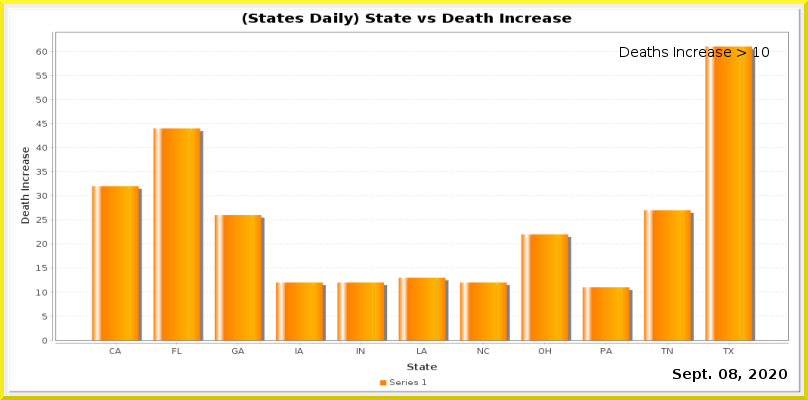
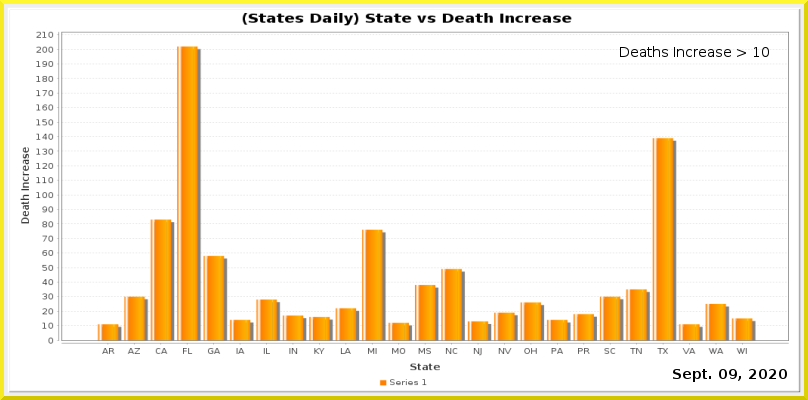
Comparing the layer stacks of the two w=808, h=400 images. Changes:
painted on "Current Date" over [729, 369, 737, 379]
painted on "Date_vs_TestIncrease.png" over [36, 31, 789, 371]
